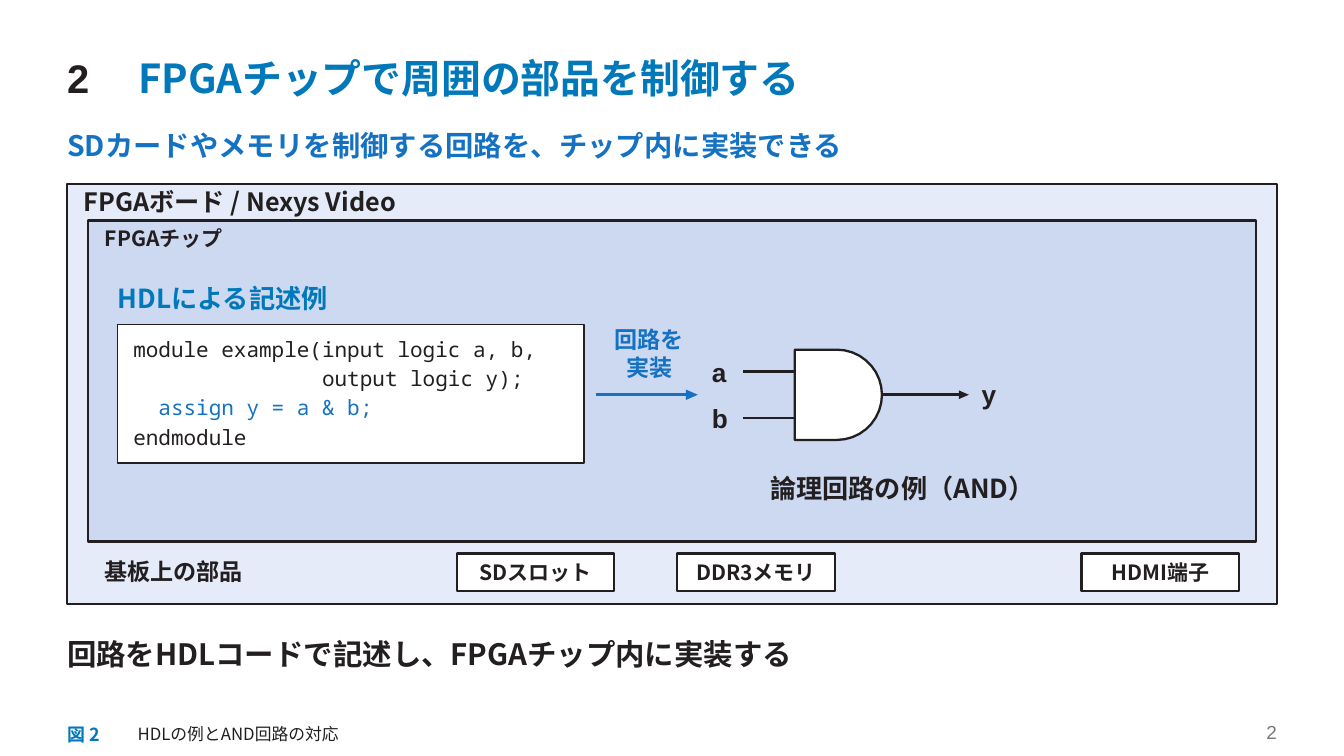
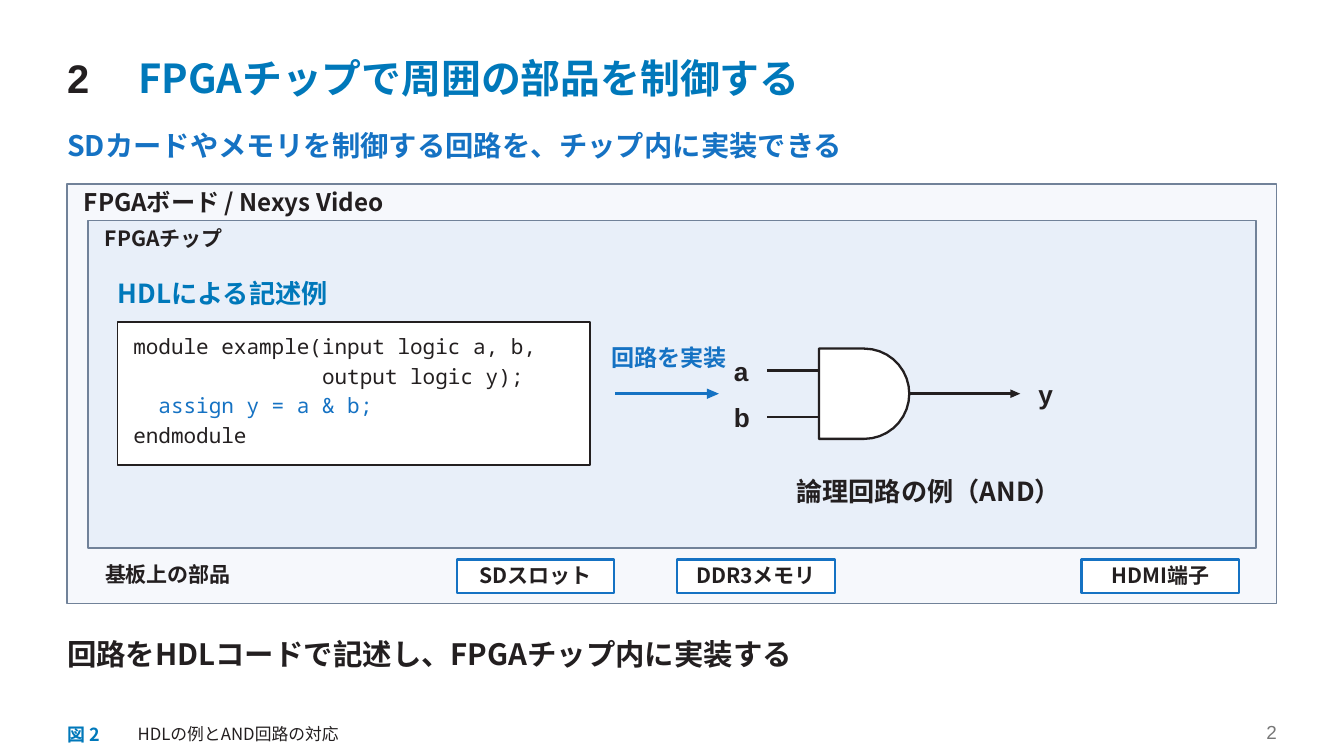
Before and after one commit to SoshiroFujimori/wally-game-console-research, a slide deck: slide 2 of docs/presentation/中間発表_主要事項.pptx. Drawn at 1344x756 pixels with LibreOffice and Linux fonts; fonts in the diff are those of the drawing. Boxes give left, top, right and bottom in pixels: in the first picture for what was removed or moved away, otherwise in the second. Text is boxed around its words. In the diff, an @@ line names an element or a change of style, - is before the commit and + after.

```diff
--- a/docs/presentation/中間発表_主要事項.pptx
+++ b/docs/presentation/中間発表_主要事項.pptx
@@ rectangle at box(68, 184, 1277, 604): fill #E5EBF8 to #F6F8FC; outline #231F20 1.5 pt to #718299 1.13 pt @@
@@ text "FPGAボード / Nexys Video" at box(84, 191, 383, 217): size 18 to 17.2 pt @@
@@ rectangle: place and size @@
-rectangle at box(89, 221, 1256, 542)
+rectangle at box(89, 221, 1256, 548)
@@ rectangle at box(89, 221, 1256, 548): fill #CCD9F1 to #E8EFF9; outline #231F20 1.73 pt to #718299 1.35 pt @@
@@ text "HDLによる記述例": place and size @@
-text "HDLによる記述例" at box(118, 286, 328, 311)
+text "HDLによる記述例" at box(118, 281, 328, 306)
@@ rectangle: place and size @@
-rectangle at box(118, 325, 584, 464)
+rectangle at box(118, 323, 591, 466)
@@ text at box(611, 346, 726, 368): text changed @@
-回路を
-実装
+回路を実装
@@ freeform shape: place and size @@
-freeform shape at box(796, 350, 882, 441)
+freeform shape at box(819, 349, 909, 440)
@@ freeform shape: place and size @@
-freeform shape at box(742, 370, 797, 373)
+freeform shape at box(765, 369, 821, 372)
@@ freeform shape: place and size @@
-freeform shape at box(959, 390, 969, 399)
+freeform shape at box(1010, 389, 1020, 398)
@@ text "y": place and size @@
-text "y" at box(982, 390, 997, 410)
+text "y" at box(1038, 390, 1053, 410)
@@ 2 texts, 2 freeform shapes: place and size @@
-2 texts, 2 freeform shapes at box(595, 368, 728, 429)
+2 texts, 2 freeform shapes at box(614, 367, 750, 428)
@@ freeform shape: place and size @@
-freeform shape at box(742, 416, 797, 419)
+freeform shape at box(765, 415, 821, 418)
@@ freeform shape: place and size @@
-freeform shape at box(881, 393, 961, 396)
+freeform shape at box(908, 392, 1012, 395)
@@ text "論理回路の例（AND）": place and size @@
-text "論理回路の例（AND）" at box(770, 475, 1035, 501)
+text "論理回路の例（AND）" at box(796, 478, 1061, 504)
@@ text "基板上の部品" at box(105, 564, 231, 584): size 16.5 to 15 pt @@
@@ rectangle: place and size @@
-rectangle at box(457, 554, 614, 592)
+rectangle at box(457, 560, 614, 593)
@@ rectangle: place and size @@
-rectangle at box(678, 554, 835, 592)
+rectangle at box(678, 560, 835, 593)
@@ outline #231F20 1.65 pt to #1572C3 1.65 pt in 3 elements at box(457, 560, 614, 593), box(678, 560, 835, 593), box(1082, 560, 1239, 593) @@
@@ rectangle: place and size @@
-rectangle at box(1082, 554, 1239, 592)
+rectangle at box(1082, 560, 1239, 593)
```
Also in this commit, not shown: 13 other slides changed, 22 other files.
